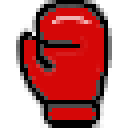
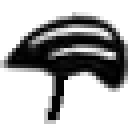
Revision of a layered (128, 128) image; what changed, layer by layer:
added layer "Ebene 15" above "Ebene 14" over [0, 12, 76, 124]
added layer "Ebene 14" above "Ebene 13" over [0, 8, 128, 128]
hid "Ebene 12" over [24, 4, 112, 120]
hid "Ebene 9 Kopie" over [16, 0, 112, 128]
hid "Ebene 10" over [24, 8, 104, 120]
